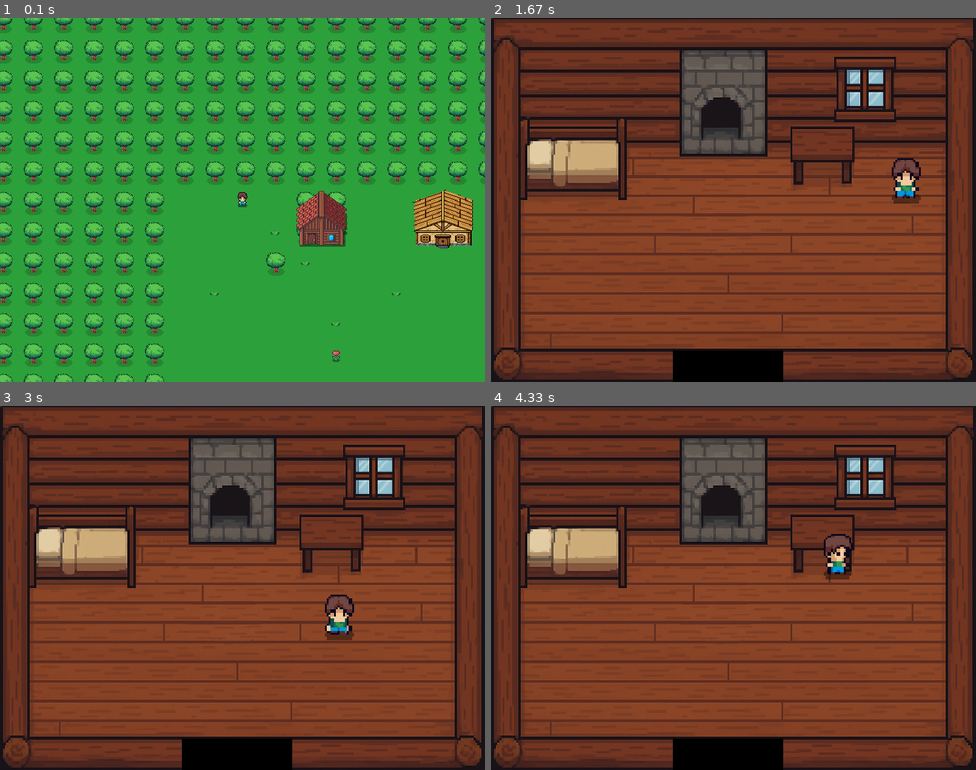
Above: before the commit, frames 1-4 (two rows, left to right).
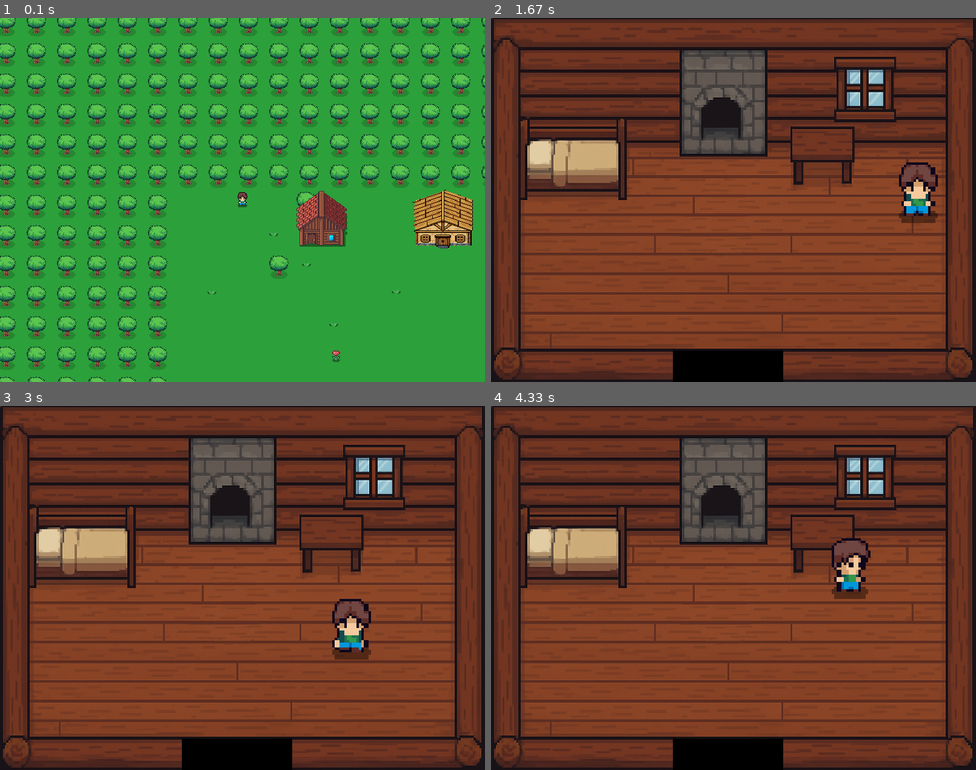
Above: after the commit, the same moments.

Repository: Woodmatthewj522/2DPyGame1
Game: pygame game, started from PythonApplication1/PythonApplication1.py
The game is run twice, just before and just after one commit, with the same random seed, the same clock (stepped at 60 frames per second) and the same inputs.
Inputs:
- Up to frame 1 (0.1 s): no input
- Up to frame 2 (1.67 s): hold E 0.33-0.8 s; hold D 0.33-0.8 s; hold D 0.83-1.3 s; hold W 1.33-1.63 s
- Up to frame 3 (3 s): hold D 1.67-2.13 s; hold A 2.17-2.7 s; hold S from 2.73 s (still down)
- Up to frame 4 (4.33 s): release S at 3.03 s; hold A 3.07-3.47 s; hold W 3.5-3.87 s; hold D from 3.9 s (still down)

The runs differ from the first frame. In frame 1, 24% of the frame differs, in the area x 0-100%, y 0-100%; in frame 2, 1.3%; in frame 3, 1.3%; in frame 4, 1.3%.

Commit message:
good enough toight

Diff:
--- a/PythonApplication1/PythonApplication1.py
+++ b/PythonApplication1/PythonApplication1.py
@@ -8,7 +8,6 @@
 TILE_SIZE = 50
 PLAYER_SIZE = 40
 PLAYER_SPEED = 5
-FRAME_WIDTH, FRAME_HEIGHT = 32, 32
 COLS = 4
 BORDER_THICKNESS = 6
 
@@ -33,24 +32,27 @@
 def init():
     pygame.init()
     screen = pygame.display.set_mode((WIDTH, HEIGHT))
-    pygame.display.set_caption("2D Game with Flowers and Grass Leaves")
+    pygame.display.set_caption("Not Pokemon")
     return screen, pygame.time.Clock()
 
 # --- LOAD ASSETS ---
+def load_player_frames():
+    sheet = pygame.image.load("Player.PNG").convert_alpha()
+    frames = {}
+    right = [pygame.transform.scale(sheet.subsurface(pygame.Rect(col * 32, 32, 32, 32)), (PLAYER_SIZE, PLAYER_SIZE)) for col in range(COLS)]
+    frames["right"] = right
+    frames["left"] = [pygame.transform.flip(frame, True, False) for frame in right]
+    frames["up"] = [pygame.transform.scale(sheet.subsurface(pygame.Rect(col * 32, 64, 32, 32)), (PLAYER_SIZE, PLAYER_SIZE)) for col in range(COLS)]
+    frames["down"] = [pygame.transform.scale(sheet.subsurface(pygame.Rect(col * 32, 96, 32, 32)), (PLAYER_SIZE, PLAYER_SIZE)) for col in range(COLS)]
+    frames["idle"] = [pygame.transform.scale(sheet.subsurface(pygame.Rect(0, 0, 32, 32)), (PLAYER_SIZE, PLAYER_SIZE))]
+    return frames
+
 def load_assets():
     tile_folder = "Tiles"
-    sheet = pygame.image.load("OutdoorStuff.png").convert_alpha()  # Replace with actual filename
-
-    # Slice flowers (red, yellow only)
-    flower_positions = [(0, 144), (16, 144)]  # Red, Yellow
-    flowers = [
-        pygame.transform.scale(sheet.subsurface(pygame.Rect(x, y, 16, 16)), (30, 30))
-        for (x, y) in flower_positions
-    ]
-
-    # Slice grass leaf from top-left corner
+    sheet = pygame.image.load("OutdoorStuff.PNG").convert_alpha()
+    flower_positions = [(0, 144), (16, 144)]
+    flowers = [pygame.transform.scale(sheet.subsurface(pygame.Rect(x, y, 16, 16)), (30, 30)) for (x, y) in flower_positions]
     leaf = pygame.transform.scale(sheet.subsurface(pygame.Rect(0, 0, 16, 16)), (25, 25))
-
     assets = {
         "grass": pygame.transform.scale(pygame.image.load(os.path.join(tile_folder, "grass_middle.png")).convert_alpha(), (TILE_SIZE, TILE_SIZE)),
         "tree": pygame.transform.scale(pygame.image.load(os.path.join(tile_folder, "tree.png")).convert_alpha(), (TILE_SIZE, TILE_SIZE)),
@@ -62,137 +64,122 @@
         ],
         "flowers": flowers,
         "leaf": leaf,
-        "font": pygame.font.SysFont(None, 36)
+        "font": pygame.font.SysFont(None, 36),
     }
     return assets
 
-# --- LOAD PLAYER FRAMES ---
-def load_player_frames():
-    sheet = pygame.image.load("Player.PNG").convert_alpha()
-    frames = {}
-    right = [pygame.transform.scale(sheet.subsurface(pygame.Rect(col*FRAME_WIDTH, FRAME_HEIGHT, FRAME_WIDTH, FRAME_HEIGHT)), (PLAYER_SIZE, PLAYER_SIZE)) for col in range(COLS)]
-    frames["right"] = right
-    frames["left"] = [pygame.transform.flip(frame, True, False) for frame in right]
-    frames["up"] = [pygame.transform.scale(sheet.subsurface(pygame.Rect(col*FRAME_WIDTH, 2*FRAME_HEIGHT, FRAME_WIDTH, FRAME_HEIGHT)), (PLAYER_SIZE, PLAYER_SIZE)) for col in range(COLS)]
-    frames["down"] = [pygame.transform.scale(sheet.subsurface(pygame.Rect(col*FRAME_WIDTH, 3*FRAME_HEIGHT, FRAME_WIDTH, FRAME_HEIGHT)), (PLAYER_SIZE, PLAYER_SIZE)) for col in range(COLS)]
-    frames["idle"] = [pygame.transform.scale(sheet.subsurface(pygame.Rect(0, 0, FRAME_WIDTH, FRAME_HEIGHT)), (PLAYER_SIZE, PLAYER_SIZE))]
-    return frames
-
-# --- SETUP COLLIDERS ---
+# --- COLLIDERS ---
 def setup_colliders():
     global tree_rects, house_list, indoor_rects, flower_tiles, leaf_tiles
+    tree_rects.clear()
+    flower_tiles.clear()
+    leaf_tiles.clear()
+    house_list.clear()
+
     map_cols, map_rows = 50, 50
     for row in range(map_rows):
         for col in range(map_cols):
             x = col * TILE_SIZE
             y = row * TILE_SIZE
             if row < BORDER_THICKNESS or row >= map_rows - BORDER_THICKNESS or col < BORDER_THICKNESS or col >= map_cols - BORDER_THICKNESS:
-                tree_rects.append(pygame.Rect(x + 5, y + 5, TILE_SIZE - 10, TILE_SIZE - 10))
+                tree_rects.append(pygame.Rect(x+5, y+5, TILE_SIZE-10, TILE_SIZE-10))
             elif random.random() < 0.02:
-                tree_rects.append(pygame.Rect(x + 5, y + 5, TILE_SIZE - 10, TILE_SIZE - 10))
+                tree_rects.append(pygame.Rect(x+5, y+5, TILE_SIZE-10, TILE_SIZE-10))
             elif random.random() < 0.03:
-                flower_tiles.append((x + 10, y + 10, random.randint(0, 1)))  # Red or Yellow
+                flower_tiles.append((x+10, y+10, random.randint(0, 1)))
             elif random.random() < 0.12:
-                leaf_tiles.append((x + 12, y + 12))
+                leaf_tiles.append((x+random.randint(8,14), y+random.randint(8,14)))
 
     house_rect = pygame.Rect(player_pos.x + 100, player_pos.y, TILE_SIZE*2, TILE_SIZE*2)
     house1_rect = pygame.Rect(house_rect.x + 200, house_rect.y, TILE_SIZE*2, TILE_SIZE*2)
     tree_rects.extend([house_rect, house1_rect])
     house_list.extend([house_rect, house1_rect])
 
-    indoor_rects = [
+    indoor_rects[:] = [
         pygame.Rect(0, 80, WIDTH, 2),
-        pygame.Rect(0, HEIGHT - 70, WIDTH, 2),
+        pygame.Rect(0, HEIGHT-70, WIDTH, 2),
         pygame.Rect(-40, 0, 1, HEIGHT),
-        pygame.Rect(WIDTH - 60, 0, 2, HEIGHT)
+        pygame.Rect(WIDTH-60, 0, 2, HEIGHT)
     ]
 
-# --- CHECK HOUSE ENTRY ---
-def check_house_entry(rect):
-    for i, h in enumerate(house_list):
-        if rect.colliderect(h.inflate(20, 20)):
-            return i
-    return None
-
-# --- HANDLE MOVEMENT ---
+# --- MOVEMENT / COLLISION ---
 def handle_movement(keys):
     global current_direction
     dx = dy = 0
-    if keys[pygame.K_a]: dx = -PLAYER_SPEED; current_direction = "left"
-    if keys[pygame.K_d]: dx = PLAYER_SPEED; current_direction = "right"
-    if keys[pygame.K_w]: dy = -PLAYER_SPEED; current_direction = "up"
-    if keys[pygame.K_s]: dy = PLAYER_SPEED; current_direction = "down"
-    if dx == 0 and dy == 0: current_direction = "idle"
+    if keys[pygame.K_a]: dx=-PLAYER_SPEED; current_direction="left"
+    if keys[pygame.K_d]: dx=PLAYER_SPEED; current_direction="right"
+    if keys[pygame.K_w]: dy=-PLAYER_SPEED; current_direction="up"
+    if keys[pygame.K_s]: dy=PLAYER_SPEED; current_direction="down"
+    if dx==0 and dy==0: current_direction="idle"
     return dx, dy
 
-# --- HANDLE COLLISION ---
 def handle_collision(new_rect):
     if current_level == "world":
         return any(new_rect.colliderect(r) for r in tree_rects)
     else:
-        scaled = new_rect.inflate(PLAYER_SIZE * 2, PLAYER_SIZE * 2)
+        scaled = new_rect.inflate(PLAYER_SIZE*2, PLAYER_SIZE*2)
         return any(scaled.colliderect(r) for r in indoor_rects)
 
-# --- DRAW EVERYTHING ---
-def draw(screen, assets, frames, frame):
-    screen.fill((0, 0, 0))
-    if current_level == "world":
-        draw_world(screen, assets)
-    else:
-        screen.blit(assets["interiors"][current_house_index], (0, 0))
-    screen.blit(frame, (player_pos.x - map_offset_x, player_pos.y - map_offset_y))
-    draw_prompt(screen, assets["font"])
-
+def check_house_entry(rect):
+    for i, h in enumerate(house_list):
+        if rect.colliderect(h.inflate(20,20)):
+            return i
+    return None
+
+# --- DRAW FUNCTIONS ---
 def draw_world(screen, assets):
     start_col = map_offset_x // TILE_SIZE
     start_row = map_offset_y // TILE_SIZE
     cols_to_draw = (WIDTH // TILE_SIZE) + 3
     rows_to_draw = (HEIGHT // TILE_SIZE) + 3
-    for row in range(start_row, start_row + rows_to_draw):
-        for col in range(start_col, start_col + cols_to_draw):
-            x = col * TILE_SIZE
-            y = row * TILE_SIZE
+    for row in range(start_row, start_row+rows_to_draw):
+        for col in range(start_col, start_col+cols_to_draw):
+            x = col*TILE_SIZE
+            y = row*TILE_SIZE
             sx = x - map_offset_x
             sy = y - map_offset_y
             screen.blit(assets["grass"], (sx, sy))
-            tile_rect = pygame.Rect(x, y, TILE_SIZE, TILE_SIZE)
-            if any(tile_rect.colliderect(tree) for tree in tree_rects):
-                screen.blit(assets["tree"], (sx, sy))
-
-    for fx, fy, flower_index in flower_tiles:
-        sx = fx - map_offset_x
-        sy = fy - map_offset_y
-        screen.blit(assets["flowers"][flower_index], (sx, sy))
-
+    for tree in tree_rects:
+        sx = tree.x - map_offset_x
+        sy = tree.y - map_offset_y
+        screen.blit(assets["tree"], (sx, sy))
+    for fx, fy, idx in flower_tiles:
+        screen.blit(assets["flowers"][idx], (fx-map_offset_x, fy-map_offset_y))
     for lx, ly in leaf_tiles:
-        sx = lx - map_offset_x
-        sy = ly - map_offset_y
-        screen.blit(assets["leaf"], (sx, sy))
-
-    screen.blit(assets["house"], (house_list[0].x - map_offset_x, house_list[0].y - map_offset_y))
-    screen.blit(assets["house1"], (house_list[1].x - map_offset_x, house_list[1].y - map_offset_y))
+        screen.blit(assets["leaf"], (lx-map_offset_x, ly-map_offset_y))
+    screen.blit(assets["house"], (house_list[0].x-map_offset_x, house_list[0].y-map_offset_y))
+    screen.blit(assets["house1"], (house_list[1].x-map_offset_x, house_list[1].y-map_offset_y))
 
 def draw_prompt(screen, font):
     show_e = False
+    if current_level == "world" and check_house_entry(player_pos) is not None:
+        show_e = True
+    elif current_level != "world" and door_zone.colliderect(player_pos.inflate(PLAYER_SIZE*2, PLAYER_SIZE*2)):
+        show_e = True
+    if show_e:
+        text = font.render("Press E", True, (255,255,255))
+        screen.blit(text, (player_pos.x - map_offset_x + 10, player_pos.y - map_offset_y - 40))
+
+def draw(screen, assets, frames, frame):
+    screen.fill((0,0,0))
     if current_level == "world":
-        if check_house_entry(player_pos) is not None:
-            show_e = True
+        draw_world(screen, assets)
     else:
-        if door_zone.colliderect(player_pos.inflate(PLAYER_SIZE * 2, PLAYER_SIZE * 2)):
-            show_e = True
-    if show_e:
-        text = font.render("Press E", True, (255, 255, 255))
-        screen.blit(text, (player_pos.x - map_offset_x + 10, player_pos.y - map_offset_y - 40))
+        screen.blit(assets["interiors"][current_house_index], (0,0))
+    screen.blit(frame, (player_pos.x - map_offset_x, player_pos.y - map_offset_y))
+    draw_prompt(screen, assets["font"])
+
 # --- MAIN LOOP ---
 def main():
-    global player_pos, player_frame_index, player_frame_timer, current_level, current_house_index, map_offset_x, map_offset_y
+    global player_pos, player_frame_index, player_frame_timer, map_offset_x, map_offset_y
+    global current_level, current_house_index
+
     screen, clock = init()
     assets = load_assets()
     frames = load_player_frames()
     setup_colliders()
 
-    running = True
-    while running:
+    while True:
         dt = clock.tick(60)
         for event in pygame.event.get():
             if event.type == pygame.QUIT:
@@ -206,10 +193,10 @@
             player_pos = new_rect
 
         if current_level == "world":
-            map_offset_x = player_pos.x - WIDTH // 2 + PLAYER_SIZE // 2
-            map_offset_y = player_pos.y - HEIGHT // 2 + PLAYER_SIZE // 2
-            map_offset_x = max(0, min(map_offset_x, 50 * TILE_SIZE - WIDTH))
-            map_offset_y = max(0, min(map_offset_y, 50 * TILE_SIZE - HEIGHT))
+            map_offset_x = player_pos.x - WIDTH//2 + PLAYER_SIZE//2
+            map_offset_y = player_pos.y - HEIGHT//2 + PLAYER_SIZE//2
+            map_offset_x = max(0, min(map_offset_x, 50*TILE_SIZE - WIDTH))
+            map_offset_y = max(0, min(map_offset_y, 50*TILE_SIZE - HEIGHT))
         else:
             map_offset_x = map_offset_y = 0
 
@@ -220,35 +207,33 @@
                 player_frame_timer = 0
                 player_frame_index = (player_frame_index + 1) % COLS
 
-        # --- FRAME SELECTION ---
         if current_level != "world":
-            indoor_player_size = PLAYER_SIZE * 3
-            frame = pygame.transform.scale(frames[current_direction][player_frame_index if moving else 0], (indoor_player_size, indoor_player_size))
+            indoor_size = PLAYER_SIZE * 4 # or 3 if you want it even bigger
+            frame = pygame.transform.scale(frames[current_direction][player_frame_index if moving else 0],
+                                           (indoor_size, indoor_size))
         else:
             frame = frames[current_direction][player_frame_index if moving else 0]
 
-        # --- HOUSE ENTRY ---
+
+        # House entry
         if current_level == "world" and keys[pygame.K_e]:
             house_index = check_house_entry(player_pos)
             if house_index is not None:
-                current_level = f"house{house_index + 1}"
+                current_level = "house"
                 current_house_index = house_index
-                player_pos.x = WIDTH // 2
-                player_pos.y = HEIGHT // 2
-
-        # --- HOUSE EXIT ---
-        if current_level != "world" and keys[pygame.K_e]:
-            if door_zone.colliderect(player_pos.inflate(PLAYER_SIZE * 2, PLAYER_SIZE * 2)):
+                player_pos.x = WIDTH//2
+                player_pos.y = HEIGHT//2
+
+        # House exit
+        if current_level == "house" and keys[pygame.K_e]:
+            if door_zone.colliderect(player_pos.inflate(PLAYER_SIZE*2, PLAYER_SIZE*2)):
                 current_level = "world"
                 exit_rect = house_list[current_house_index]
                 player_pos.x = exit_rect.x + exit_rect.width + 10
                 player_pos.y = exit_rect.y
                 current_house_index = None
 
-        # --- DRAW EVERYTHING ---
         draw(screen, assets, frames, frame)
-
-        # --- DISPLAY UPDATE ---
         pygame.display.flip()
 
 # --- RUN GAME ---
Binary file added: PythonApplication1/Orc-Attack01.png
Binary file added: PythonApplication1/Orc-Death.png
Binary file added: PythonApplication1/Orc-Idle.png
Binary file added: PythonApplication1/Orc-Walk.png
Binary file added: PythonApplication1/Orc.png
